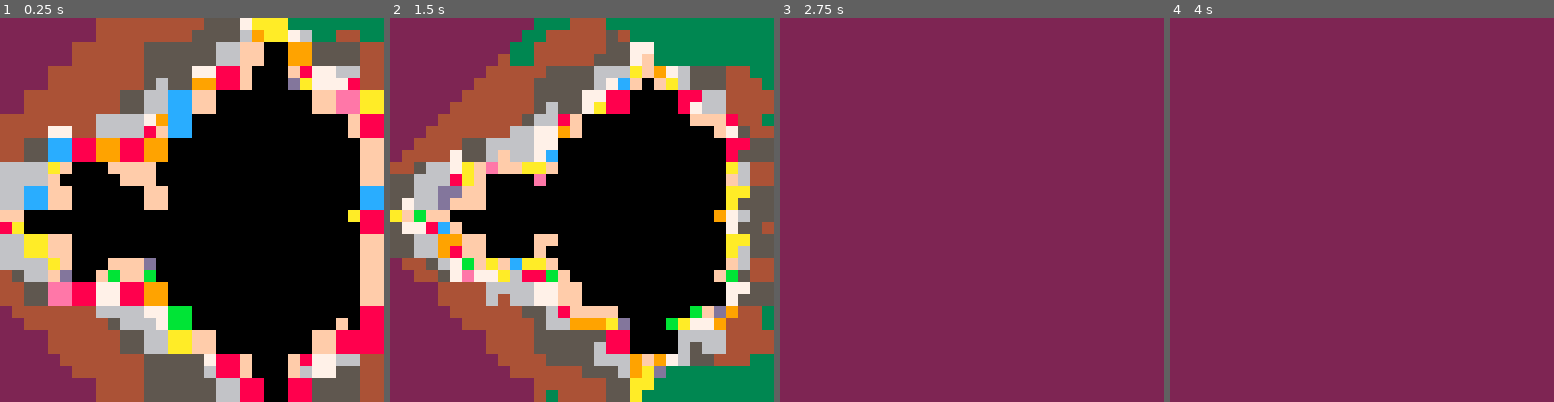
Above: before the commit, frames 1-4 (left to right).
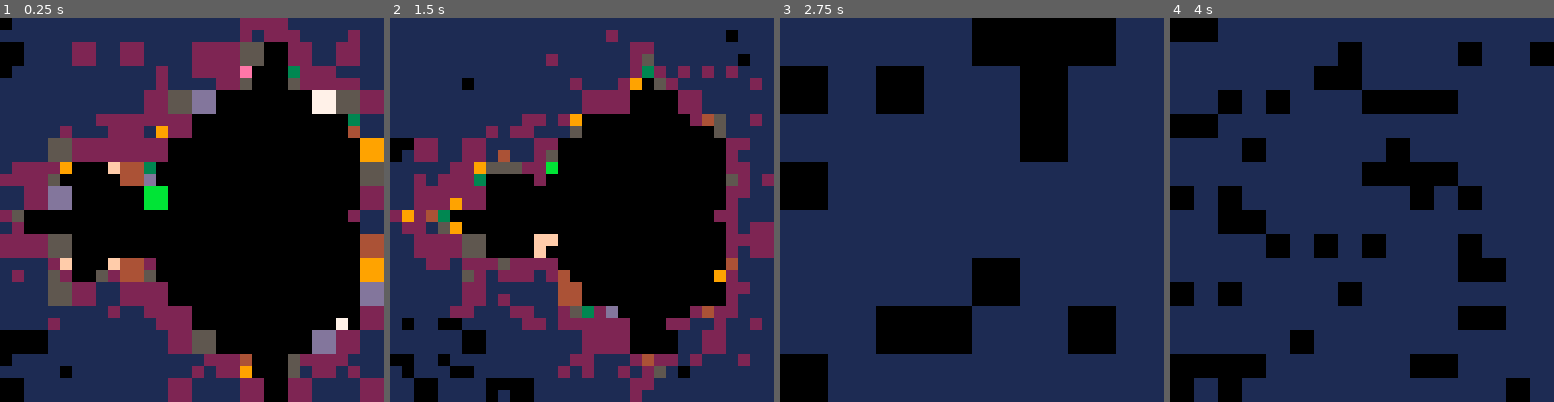
Above: after the commit, the same moments.

Repository: jcwilk/mandel1
Game: PICO-8 cartridge mandel1.p8
Same seed, same stepped clock (60 frames per second), same inputs: the game is played once before the commit and once after it.
Inputs:
- Up to frame 1 (0.25 s): no input
- Up to frame 2 (1.5 s): tap X (X key) at 0.33, 1.07 s; tap O (Z key) at 0.7 s
- Up to frame 3 (2.75 s): hold Right 1.6-2.1 s; tap O (Z key) at 1.7, 2.1, 2.5 s; tap X (X key) at 1.85 s; hold Up 2.15-2.42 s; hold Right from 2.47 s (still down)
- Up to frame 4 (4 s): tap O (Z key) at 2.9, 3.3, 3.7 s; tap X (X key) at 2.97 s; release Right at 3.03 s; hold Left 3.08-3.58 s; hold Down 3.63-3.97 s

The runs differ from the first frame. In frame 1, 61% of the frame differs, in the area x 0-100%, y 0-100%; in frame 2, 73%; in frame 3, 100%; in frame 4, 100%.

Commit message:
Make the colors randomly dithered and spread

Diff:
--- a/mandel1.p8
+++ b/mandel1.p8
@@ -6,6 +6,7 @@
 camx=-.5
 camy=0
 cam_width=2
+colors={1,2,5,4,3,9,13,6,15,14,12,8,11,10,7}
 function mandel(screenx,screeny)
  local x=(screenx/63.5 - 1)
  local y=(screeny/63.5 - 1)
@@ -15,7 +16,7 @@
  local zy=0
  for i=1,iterations do
   if abs(zx)+abs(zy) > cutoff then
-   return min(i,15)
+   return colors[1+flr(i/iterations*15+rnd()-.5)]
   end
 
   local next_zx = zx*zx-zy*zy + x
Not shown, changed: index.js
